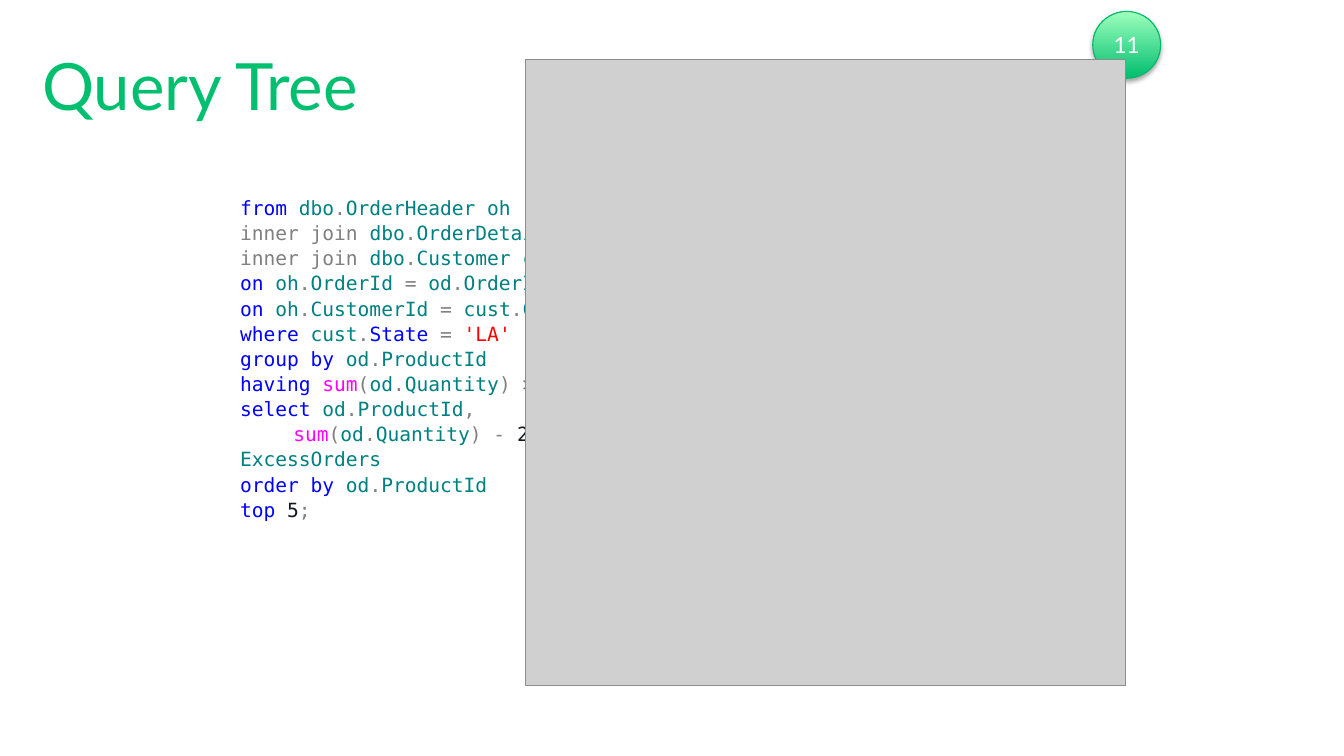
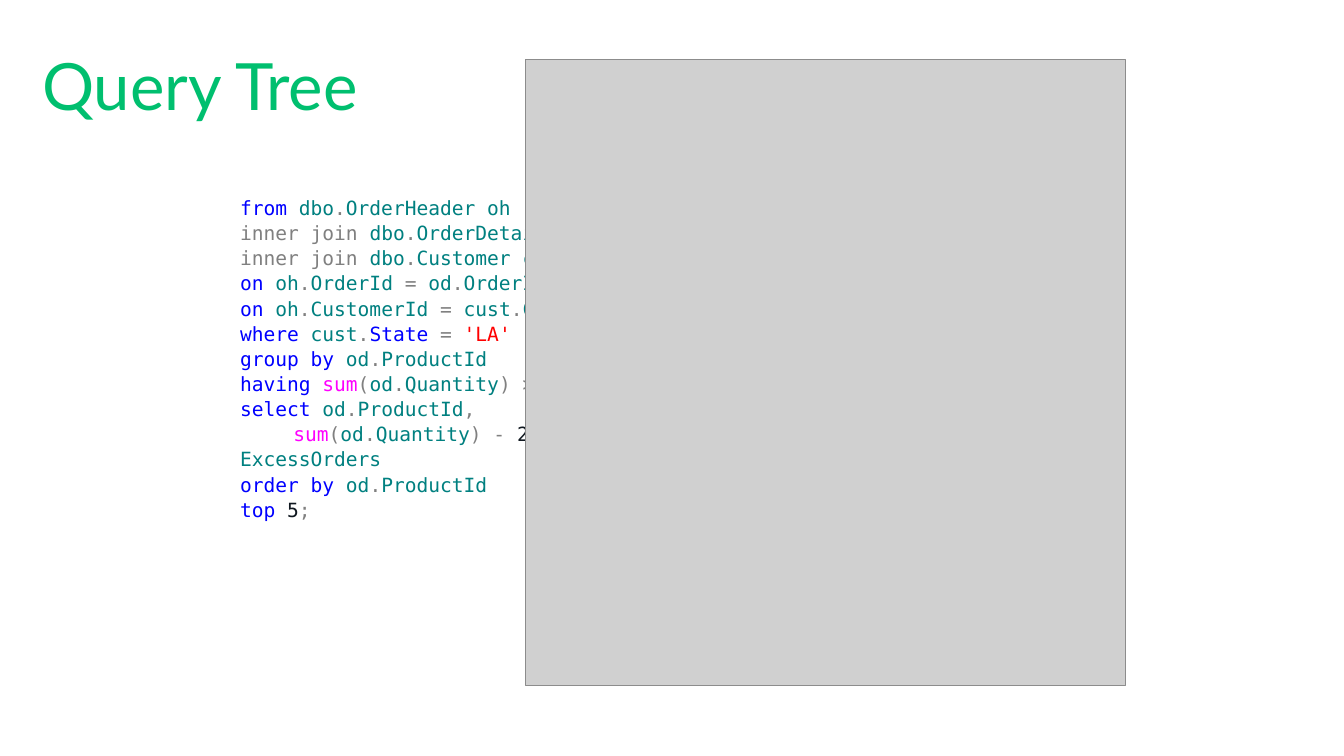
Before and after one commit to tf3604/OptimizerPresentation, a slide deck: slide 31 of Optimizer.pptx. Drawn at 1344x756 pixels with LibreOffice and Linux fonts; fonts in the diff are those of the drawing; grey boxes stand for pictures; background and template pictures are left out. Boxes give left, top, right and bottom in pixels: in the first picture for what was removed or moved away, otherwise in the second. Text is boxed around its words. In the diff, an @@ line names an element or a change of style, - is before the commit and + after.

```diff
--- a/Optimizer.pptx
+++ b/Optimizer.pptx
@@ ellipse removed at [1092,12,1161,79] @@
-11
```
Also in this commit, not shown: 38 other slides changed.
